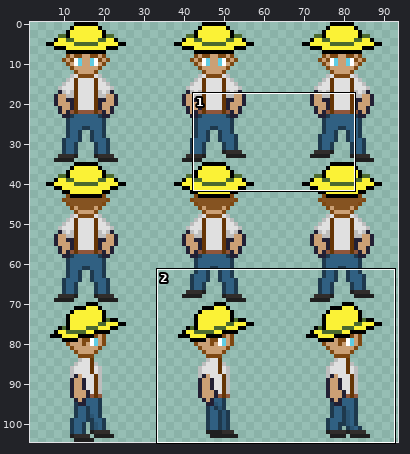
File history of a sprite sheet, godot/assets/player.png. The first picture is a wide view before the edit; the outline marks the close-up.
Close-up. The starting point:
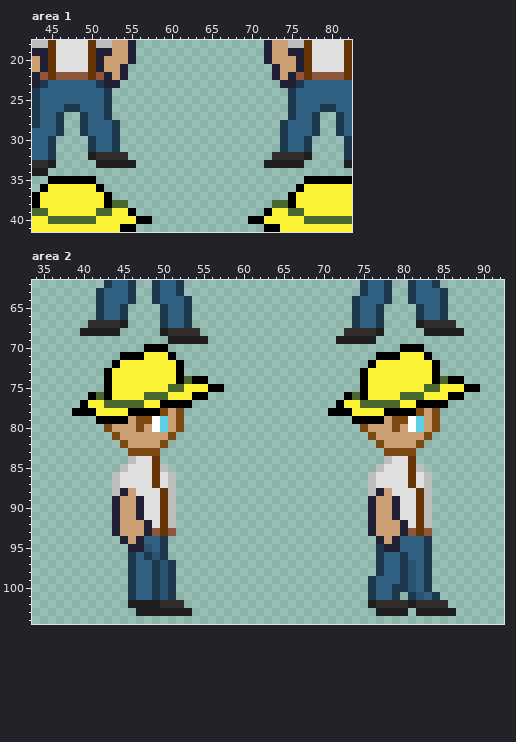
The file is 96x105 pixels. Colours within 5 levels of each other are drawn and written as one. Shown: area 1: x 43..82, y 18..41; area 2: x 34..92, y 62..104. The wide view leaves out empty margins. The commit also changed other parts of the picture, which this record leaves out.
After:
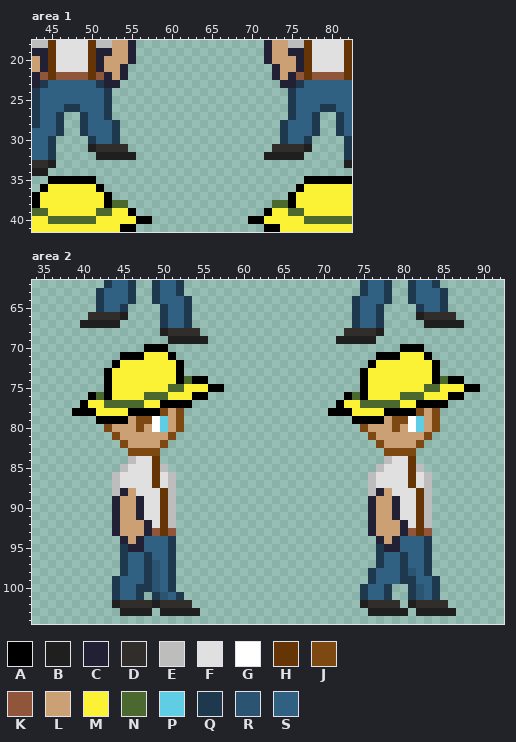
Palette (. is transparent): A #000000  B #1f1f1f  C #222034  D #312d2b  E #bdbdbd  F #e0e0e0  G #ffffff  H #653505  J #7e4812  K #8f563b  L #cba075  M #fbf236  N #4b692f  P #5fcde4  Q #1e394d  R #2a5472  S #306082
Difference:
Area 1:
y 31: x 50..54 QSSQ. -> BDDDD; x 73..77 .QSSQ -> DDDDB
y 32: x 50..55 BDDDD. -> .BBBBB; x 72..77 .DDDDB -> BBBBB.
y 33: x 51..55 BBBBB -> .....; x 72..76 BBBBB -> .....
Area 2:
y 66: x 41..45 .QSSQ -> DDDDB; x 82..86 QSSQ. -> BDDDD
y 67: x 40..45 .DDDDB -> BBBBB.; x 82..87 BDDDD. -> .BBBBB
y 68: x 40..44 BBBBB -> .....; x 83..87 BBBBB -> .....
y 94: x 50..51 Q. -> SQ
y 95: x 45 . -> Q; x 48 R -> S; x 50..51 Q. -> SQ
y 96: x 45..46 .Q -> QS; x 49..51 RQ. -> SSQ
y 97: x 45..46 .Q -> QS; x 48..50 SQR -> QRS; x 81 R -> S
y 98: x 45..46 .Q -> QS; x 48..50 SQR -> QRS; x 76..77 .Q -> QS
y 99: x 44..46 ..Q -> QSS; x 48..50 SQR -> QRS; x 81 R -> Q; x 83..84 Q. -> SQ
y 100: x 44..50 ..QSSQR -> QSSQQRS; x 75..76 .Q -> QS; x 78..84 SQQRSQ. -> Q..QRSQ
y 101: x 44..48 ..QSS -> QSSQ.; x 51..52 Q. -> SQ; x 75..76 .Q -> QS; x 78..79 SQ -> Q.
y 102: x 44..48 ..BBB -> BDDDD; x 53 . -> D; x 75..76 .B -> BD; x 80 D -> .
y 103: x 45..46 .. -> BB; x 49 B -> .; x 54 . -> B; x 76 . -> B
Pixel boxes of the changes (left, top, right, bottom) in both close-ups:
changed: (88, 144, 136, 168)
changed: (264, 144, 312, 168)
changed: (80, 312, 128, 336)
changed: (416, 312, 464, 336)
changed: (112, 536, 200, 616)
changed: (360, 560, 440, 616)
